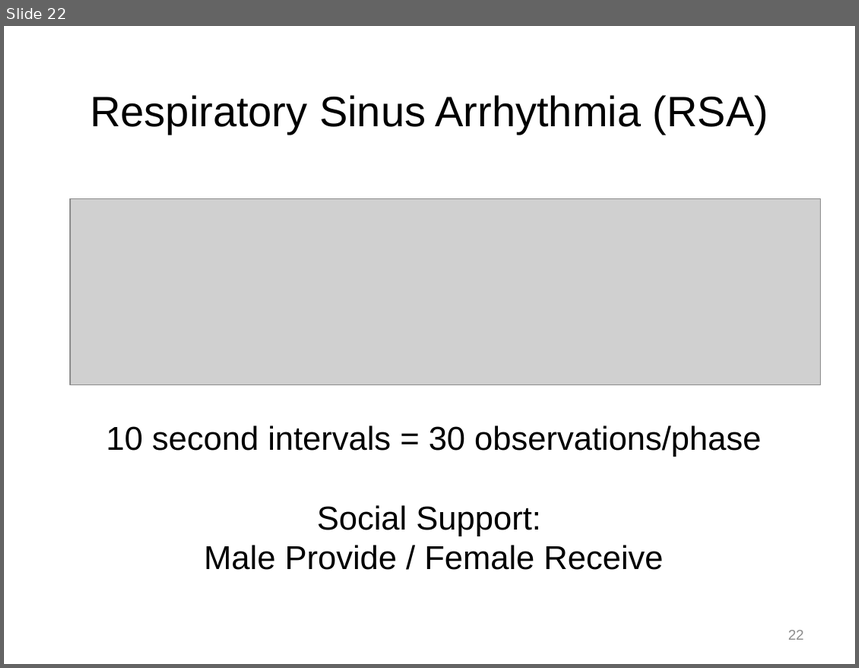
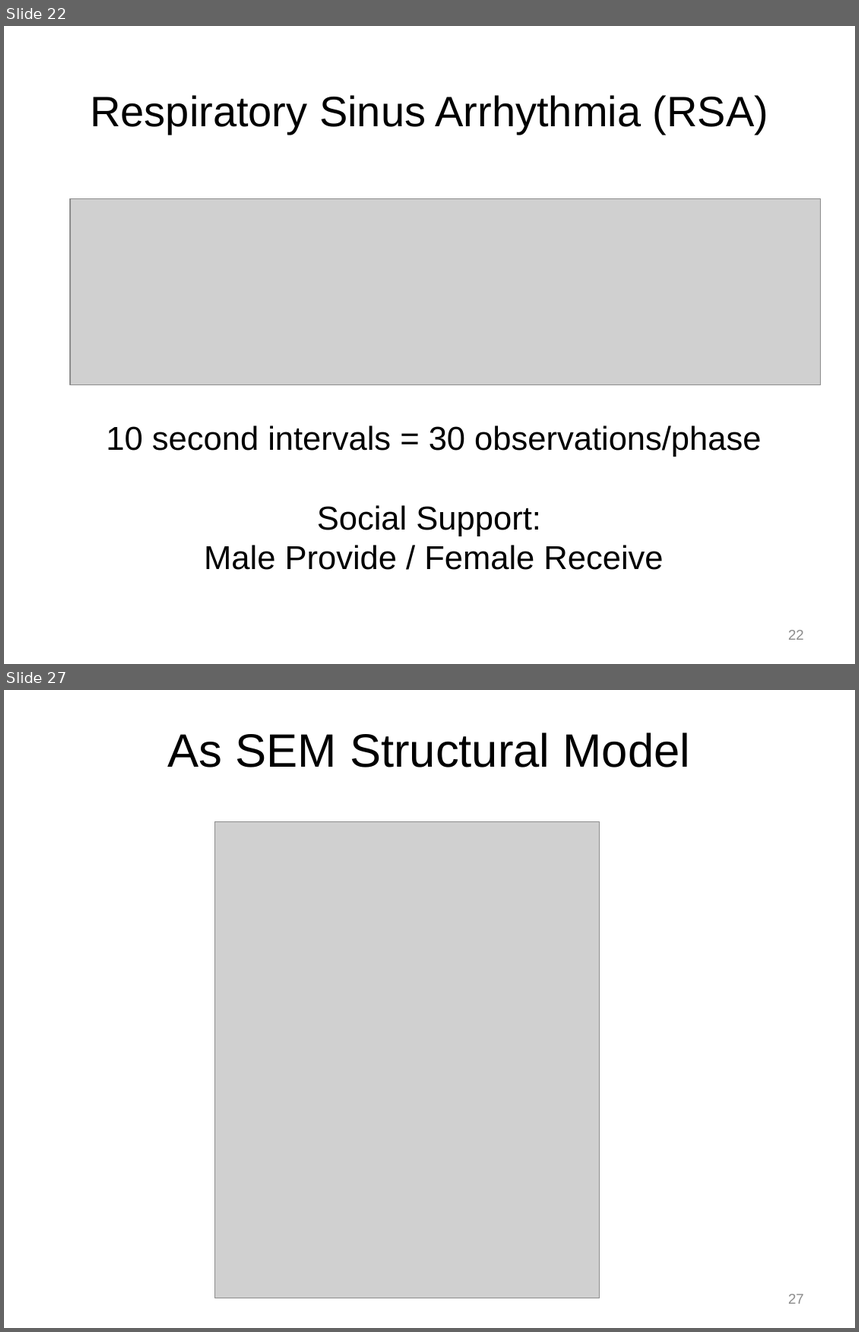
Before and after one commit to mayazrm/KZNB, a slide deck: DSM/Bolger_DSM_Report_from_the_Trenches_170613KZ.pptx. Shown one above the other, each under a label of ours: slide 22 before the commit, slides 22 and 27 after it; the slides between them are not shown. The pictures are 859x668 and 859x1332 pixels, drawn with LibreOffice and Linux fonts; fonts in the diff are those of the drawing; grey boxes stand for pictures. Boxes give left, top, right and bottom in pixels: in the first picture for what was removed or moved away, otherwise in the second. Text is boxed around its words. In the diff, an @@ line names an element or a change of style, - is before the commit and + after.

```diff
--- a/DSM/Bolger_DSM_Report_from_the_Trenches_170613KZ.pptx
+++ b/DSM/Bolger_DSM_Report_from_the_Trenches_170613KZ.pptx
@@ slide 27 added at box(4, 690, 855, 1328), background #FFFFFF @@
@@ title added at box(168, 733, 691, 768), 39.6 pt, text #000000 @@
+As SEM Structural Model
@@ picture added at box(215, 822, 600, 1298) @@
@@ page number added at box(788, 1294, 804, 1304), 12 pt, text #8C8C8C @@
+27
```
Also in this commit, not shown: 10 slides changed, 1 other slide added, 3 slides removed, 7 other files.
